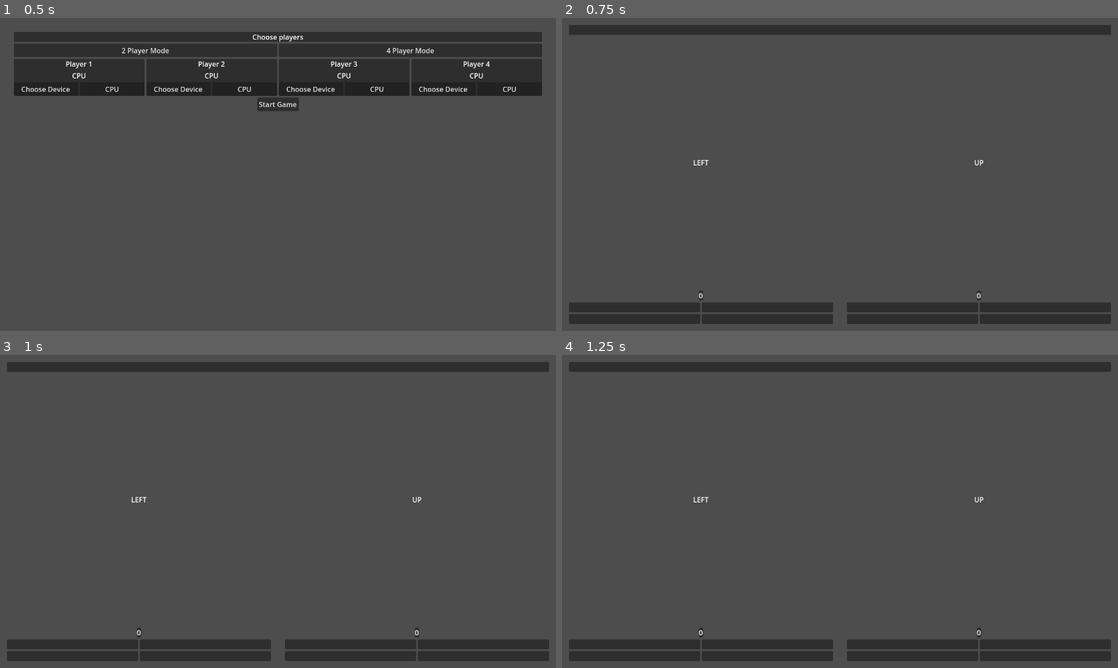
Above: before the commit, frames 1-4 (two rows, left to right).
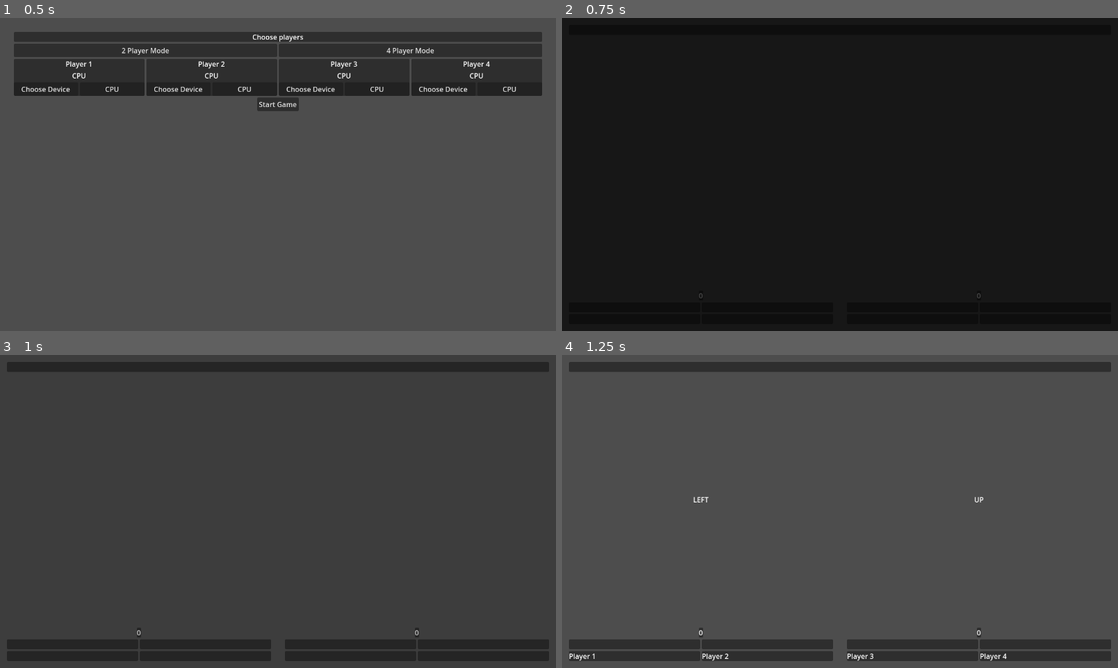
Above: after the commit, the same moments.

Repository: VileOar/js-final-proj
Game: Godot game, scene res://src/player_select/player_select.tscn
Two runs of this game, one before a commit and one after it. Both use one fixed random seed, a clock stepped at 60 frames per second and the inputs below. The engine's default icon, where the game draws it, is replaced by a stand-in: a white triangle on a blue panel in a dark square.
Inputs:
- Up to frame 1 (0.5 s): no input
- Up to frame 2 (0.75 s): click "Start Game" at 0.5 s
- Up to frame 3 (1 s): no input
- Up to frame 4 (1.25 s): no input

Frame 1 is identical in both runs. In frame 2, 100% of the frame differs, in the area x 0-100%, y 0-100%; in frame 3, less than 0.1%; in frame 4, 0.2%.

Commit message:
bug fixes; added logic to end after 5 rounds

Diff:
--- a/src/autoloads/Global.gd
+++ b/src/autoloads/Global.gd
@@ -35,7 +35,10 @@
 const WRONG_DELAY = 2.0
 
 ## total time for a round
-const ROUNT_TIME = 10.0
+const ROUND_TIME = 30.0
+
+## number of rounds in a game
+const NUM_ROUNDS = 5
 
 ## a global scope RNG
 var rng := RandomNumberGenerator.new()
--- a/src/dyad_game/dyad_game.gd
+++ b/src/dyad_game/dyad_game.gd
@@ -5,6 +5,9 @@
 ## provider of the interactions with ui and such
 extends Control
 class_name DyadGame
+
+## signal reporting dyad is ready
+signal stable
 
 ## reference to the state machine
 @onready var _fsm = $StateMachine as DyadStateMachine
@@ -33,9 +36,22 @@
 	_fsm.replace_state("StoppedState")
 
 
+## start-up sequence, does not actually start the dyad
+func ready_dyad() -> void:
+	# TODO: add some start animation
+	stable.emit()
+	_player_ui_list[0].set_player(_player1_index)
+	_player_ui_list[1].set_player(_player2_index)
+
+
 ## start the state machine
 func start_dyad() -> void:
 	_fsm.replace_state("PromptState")
+
+
+## stop the state machine
+func stop_dyad() -> void:
+	_fsm.replace_state("StoppedState")
 
 
 # -----------------------------
--- a/src/dyad_game/dyad_game.tscn
+++ b/src/dyad_game/dyad_game.tscn
@@ -23,6 +23,8 @@
 
 [node name="Timer" type="Timer" parent="."]
 one_shot = true
+
+[node name="AI" type="Node" parent="."]
 
 [node name="StateMachine" type="Node" parent="." node_paths=PackedStringArray("_timer")]
 script = ExtResource("2_hq41h")
--- a/src/dyad_game/states/right_state.gd
+++ b/src/dyad_game/states/right_state.gd
@@ -47,9 +47,8 @@
 		p2 = 0
 	elif answers[0].player_id() == answers[1].player_id():
 		# sanity check
-		push_error("Fatal Error: two answers cannot belong to the same player. This bug should never happen")
-		get_tree().quit()
-	var lsb = 0 if answers[p1].cooperated() else 1 # least significant bit
-	var msb = 0 if answers[p2].cooperated() else 2 # most significant bit
+		assert(false, "Fatal Error: two answers cannot belong to the same player. This bug should never happen")
+	var msb = 0 if answers[p1].cooperated() else 2 # most significant bit
+	var lsb = 0 if answers[p2].cooperated() else 1 # least significant bit
 
 	return lsb | msb
--- a/src/dyad_game/ui/player_ui.gd
+++ b/src/dyad_game/ui/player_ui.gd
@@ -12,7 +12,7 @@
 
 ## set the player identification
 func set_player(player : int):
-	_player_label.text = "Player %s" % [player]
+	_player_label.text = "Player %s" % [player + 1]
 
 
 ## reveal or hide the answer
--- a/src/round_game/round_game.gd
+++ b/src/round_game/round_game.gd
@@ -5,13 +5,20 @@
 extends Control
 class_name RoundGame
 
+## delay at the end of a round
+const ROUND_END_DELAY = 0.5
+
 ## ref to the 1sec timer
 @onready var _timer = $SecondsTimer
+## ref to the animation player for screen effects
+@onready var _anim = $AnimationPlayer
 
 ## ref to the first dyad
 @onready var _dyad0 = %Dyad0 as DyadGame
 ## ref to the second dyad
 @onready var _dyad1 = %Dyad1 as DyadGame
+## count how many dyads are ready and stable
+var _unstable_dyads = -1
 
 ## ref to the end results screen
 @onready var _round_results_screen = %RoundResultsSreen as RoundResultsScreen
@@ -24,32 +31,101 @@
 ## makes it easier to update Timer UI
 var _time_counter = -1
 
+## current round counter
+var _round = 0
+
 
 func _ready():
 	if SharedData.is_4player_mode():
 		_dyad1.show()
 	else:
 		_dyad1.hide()
-	start_round() # TODO: start with some sort of sequence
+
+	_anim.play("fade_in")
 
 
 ## start the round
-func start_round() -> void:
-	_time_counter = Global.ROUNT_TIME
+func _start_round() -> void:
+	_time_counter = Global.ROUND_TIME
 
-	_dyad0.start_dyad()
+	_unstable_dyads = 1
 	if SharedData.is_4player_mode(): # if 4 players also start the second one
-		_dyad1.start_dyad()
+		_unstable_dyads = 2
+		_dyad1.ready_dyad()
+	_dyad0.ready_dyad()
 
-	_timer.start(1)
+
+## finish everything, while everything is faded out and restart round or advance to end
+func _cleanup_round() -> void:
+	# TODO: reset animations and such
+	if SharedData.is_4player_mode():
+		_dyad1.show()
+	else:
+		_dyad1.hide()
 	_round_results_screen.hide()
 
+	_anim.play("fade_in")
+
+
+## func actually add the points to player data[br]
+## this is done all at once, not sequentially, despite the interface
+func _solve_points(dyad : DyadGame):
+	for point in dyad.get_dyad_point_stack():
+		var payoffs_array = SharedData.get_payoff_matrix().get_matrix_outcome(point) # get the corresponding payoffs array
+
+		var players = dyad.get_dyad_players()
+		SharedData.add_player_score(players[0], payoffs_array[0])
+		SharedData.add_player_score(players[1], payoffs_array[1])
+
+
+# ------------------------------
+# || --- SIGNAL CALLBACKS --- ||
+# ------------------------------
 
 func _on_seconds_timer_timeout():
 	_time_counter -= 1
 	_timer_label.text = str(_time_counter)
 	if _time_counter <= 0: # if time reached end
+		_dyad0.stop_dyad()
+		_dyad1.stop_dyad()
+
+		# the current scores
+		var dyad0_scores = [SharedData.get_player_score(0), SharedData.get_player_score(1)]
+		var dyad1_scores = [SharedData.get_player_score(2), SharedData.get_player_score(3)]
+
+		# solve points, regardless of UI
+		_solve_points(_dyad0)
+		_solve_points(_dyad1)
+
+		await get_tree().create_timer(ROUND_END_DELAY).timeout
+
 		_round_results_screen.show()
-		_round_results_screen.start_point_solving(_dyad0.get_dyad_point_stack(), _dyad1.get_dyad_point_stack())
+		_round_results_screen.start_point_solving(_dyad0.get_dyad_point_stack(), dyad0_scores, _dyad1.get_dyad_point_stack(), dyad1_scores)
 	else: # else, keep going
 		_timer.start(1)
+
+
+func _on_animation_player_animation_finished(anim_name):
+	if anim_name == "fade_in": # start round
+		_start_round()
+	elif anim_name == "fade_out": # cleanup round
+		if _round < Global.NUM_ROUNDS:
+			get_tree().quit()
+			# TODO: go to game end
+		else:
+			_cleanup_round()
+
+
+## for when a dyad reports being ready
+func _on_dyad_stable():
+	_unstable_dyads -= 1
+
+	if _unstable_dyads == 0: # when all dyads are stable, start them
+		_dyad0.start_dyad()
+		if SharedData.is_4player_mode(): # if 4 players also start the second one
+			_dyad1.start_dyad()
+		_timer.start(1)
+
+
+func _on_round_results_sreen_next_round():
+	_anim.play("fade_out")
--- a/src/round_game/round_game.tscn
+++ b/src/round_game/round_game.tscn
@@ -1,8 +1,61 @@
-[gd_scene load_steps=4 format=3 uid="uid://db78w4tl40jdb"]
+[gd_scene load_steps=8 format=3 uid="uid://db78w4tl40jdb"]
 
 [ext_resource type="Script" path="res://src/round_game/round_game.gd" id="1_awtu6"]
 [ext_resource type="PackedScene" uid="uid://csk7v3jwntq18" path="res://src/dyad_game/dyad_game.tscn" id="1_co0oy"]
 [ext_resource type="PackedScene" uid="uid://bbe7i8g4nyqp1" path="res://src/round_game/round_results/round_results_screen.tscn" id="3_oia04"]
+
+[sub_resource type="Animation" id="Animation_hanqr"]
+resource_name = "fade_in"
+length = 0.5
+tracks/0/type = "value"
+tracks/0/imported = false
+tracks/0/enabled = true
+tracks/0/path = NodePath("FadeScreen:color")
+tracks/0/interp = 1
+tracks/0/loop_wrap = true
+tracks/0/keys = {
+"times": PackedFloat32Array(0, 0.5),
+"transitions": PackedFloat32Array(1, 1),
+"update": 0,
+"values": [Color(0, 0, 0, 1), Color(0, 0, 0, 0)]
+}
+
+[sub_resource type="Animation" id="Animation_voywd"]
+length = 0.001
+tracks/0/type = "value"
+tracks/0/imported = false
+tracks/0/enabled = true
+tracks/0/path = NodePath("FadeScreen:color")
+tracks/0/interp = 1
+tracks/0/loop_wrap = true
+tracks/0/keys = {
+"times": PackedFloat32Array(0),
+"transitions": PackedFloat32Array(1),
+"update": 0,
+"values": [Color(0, 0, 0, 1)]
+}
+
+[sub_resource type="Animation" id="Animation_5d1nd"]
+resource_name = "fade_out"
+tracks/0/type = "value"
+tracks/0/imported = false
+tracks/0/enabled = true
+tracks/0/path = NodePath("FadeScreen:color")
+tracks/0/interp = 1
+tracks/0/loop_wrap = true
+tracks/0/keys = {
+"times": PackedFloat32Array(0, 0.5, 1),
+"transitions": PackedFloat32Array(1, 1, 1),
+"update": 0,
+"values": [Color(0, 0, 0, 0), Color(0, 0, 0, 1), Color(0, 0, 0, 1)]
+}
+
+[sub_resource type="AnimationLibrary" id="AnimationLibrary_f6bpb"]
+_data = {
+"RESET": SubResource("Animation_voywd"),
+"fade_in": SubResource("Animation_hanqr"),
+"fade_out": SubResource("Animation_5d1nd")
+}
 
 [node name="RoundGame" type="Control"]
 layout_mode = 3
@@ -58,10 +111,30 @@
 
 [node name="RoundResultsSreen" parent="." instance=ExtResource("3_oia04")]
 unique_name_in_owner = true
+visible = false
 layout_mode = 1
 theme_override_constants/margin_left = 32
 theme_override_constants/margin_top = 32
 theme_override_constants/margin_right = 32
 theme_override_constants/margin_bottom = 32
 
+[node name="FadeScreen" type="ColorRect" parent="."]
+layout_mode = 1
+anchors_preset = 15
+anchor_right = 1.0
+anchor_bottom = 1.0
+grow_horizontal = 2
+grow_vertical = 2
+mouse_filter = 2
+color = Color(0, 0, 0, 1)
+
+[node name="AnimationPlayer" type="AnimationPlayer" parent="."]
+libraries = {
+"": SubResource("AnimationLibrary_f6bpb")
+}
+
 [connection signal="timeout" from="SecondsTimer" to="." method="_on_seconds_timer_timeout"]
+[connection signal="stable" from="MarginContainer/VBoxContainer/DyadContainer/Dyad0" to="." method="_on_dyad_stable"]
+[connection signal="stable" from="MarginContainer/VBoxContainer/DyadContainer/Dyad1" to="." method="_on_dyad_stable"]
+[connection signal="next_round" from="RoundResultsSreen" to="." method="_on_round_results_sreen_next_round"]
+[connection signal="animation_finished" from="AnimationPlayer" to="." method="_on_animation_player_animation_finished"]
--- a/src/round_game/round_results/round_results_screen.gd
+++ b/src/round_game/round_results/round_results_screen.gd
@@ -4,6 +4,9 @@
 ## each player's individual scores
 extends MarginContainer
 class_name RoundResultsScreen
+
+## emited when the user clicks next round
+signal next_round
 
 ## normal counting speed
 const NORMAL_BETWEEN_TIME = 0.3
@@ -18,13 +21,12 @@
 ## threshold of points until fast animation is enabled
 const SPEED_POINT_THRESHOLD = 30
 
-## signal emitted when this screen has finished solving points
-signal finished_solving
-
 ## ref to the first dyad's results, shown in parallel with the other
 @onready var _dyad1_results = %Dyad1 as DyadResultsPanel
 ## ref to the second dyad's results
 @onready var _dyad2_results = %Dyad2 as DyadResultsPanel
+## ref to the button to advance
+@onready var _next_round_btn = %NextRoundBtn as Button
 
 ## timer between each point
 @onready var _between_timer = $BetweenTimer as Timer
@@ -37,6 +39,11 @@
 var _point_stack1 := []
 ## the point stack for the second dyad
 var _point_stack2 := []
+
+## initial score of player 1
+var _dyad1_score = [0,0]
+## initial score of player 2
+var _dyad2_score = [0,0]
 
 
 # Called when the node enters the scene tree for the first time.
@@ -53,11 +60,19 @@
 
 ## starts solving each point for each player[br]
 ## it receives the point stack via a parameter (it does NOT fetch it anywhere)
-func start_point_solving(dyad1_point_stack : Array, dyad2_point_stack : Array) -> void:
+func start_point_solving(dyad1_point_stack : Array, dyad1_initial_score : Array, dyad2_point_stack : Array, dyad2_initial_score : Array) -> void:
+	_dyad1_score = dyad1_initial_score
+	_dyad2_score = dyad2_initial_score
+
 	_point_stack1 = dyad1_point_stack
 	_point_stack2 = dyad2_point_stack
 
 	_solve_point()
+
+
+## ready and stable to progress to next round
+func _set_advanceable() -> void:
+	_next_round_btn.disabled = false
 
 
 ## solve a point for each dyads
@@ -65,7 +80,7 @@
 
 	# if point stack is done, finish and stop
 	if _point_stack1.is_empty() and (_point_stack2.is_empty() or !SharedData.is_4player_mode()):
-		finished_solving.emit()
+		_set_advanceable()
 		return
 
 	# increment counter
@@ -84,26 +99,31 @@
 	# wow, this is spaghetti
 	if !_point_stack1.is_empty():
 		var point = _point_stack1.pop_back()
-		_solve_dyad_point(point, _dyad1_results, 0, 1, matrix)
+		_solve_dyad_point(point, _dyad1_results, _dyad1_score, matrix)
 	# only process the second if four player
 	if !_point_stack2.is_empty() and SharedData.is_4player_mode():
 		var point = _point_stack2.pop_back()
-		_solve_dyad_point(point, _dyad2_results, 2, 3, matrix)
+		_solve_dyad_point(point, _dyad2_results, _dyad2_score, matrix)
 
 	_between_timer.start(timer_time)
 
 
 ## solve particular point of a single dyad
-func _solve_dyad_point(point : int, dyad : DyadResultsPanel, p1 : int, p2 : int, matrix : PayoffMatrix) -> void:
+func _solve_dyad_point(point : int, dyad : DyadResultsPanel, player_scores : Array, matrix : PayoffMatrix) -> void:
 	## determine who gets what score based on point
 	var payoffs_array = matrix.get_matrix_outcome(point) # get the corresponding payoffs array
 
-	SharedData.add_player_score(p1, payoffs_array[0])
-	SharedData.add_player_score(p2, payoffs_array[1])
+	# these are NOT the actual data, they matter only to this UI
+	player_scores[0] += payoffs_array[0]
+	player_scores[1] += payoffs_array[1]
 	dyad.solve_single_point(
 		point,
-		SharedData.get_player_score(p1),
+		player_scores[0],
 		payoffs_array[0],
-		SharedData.get_player_score(p2),
+		player_scores[1],
 		payoffs_array[1],
 		)
+
+
+func _on_button_pressed():
+	next_round.emit()
--- a/src/round_game/round_results/round_results_screen.tscn
+++ b/src/round_game/round_results/round_results_screen.tscn
@@ -42,7 +42,14 @@
 _player1_index = 2
 _player2_index = 3
 
+[node name="NextRoundBtn" type="Button" parent="PanelContainer/VBoxContainer"]
+unique_name_in_owner = true
+layout_mode = 2
+disabled = true
+text = "Next Round"
+
 [node name="BetweenTimer" type="Timer" parent="."]
 one_shot = true
 
+[connection signal="pressed" from="PanelContainer/VBoxContainer/NextRoundBtn" to="." method="_on_button_pressed"]
 [connection signal="timeout" from="BetweenTimer" to="." method="_solve_point"]
